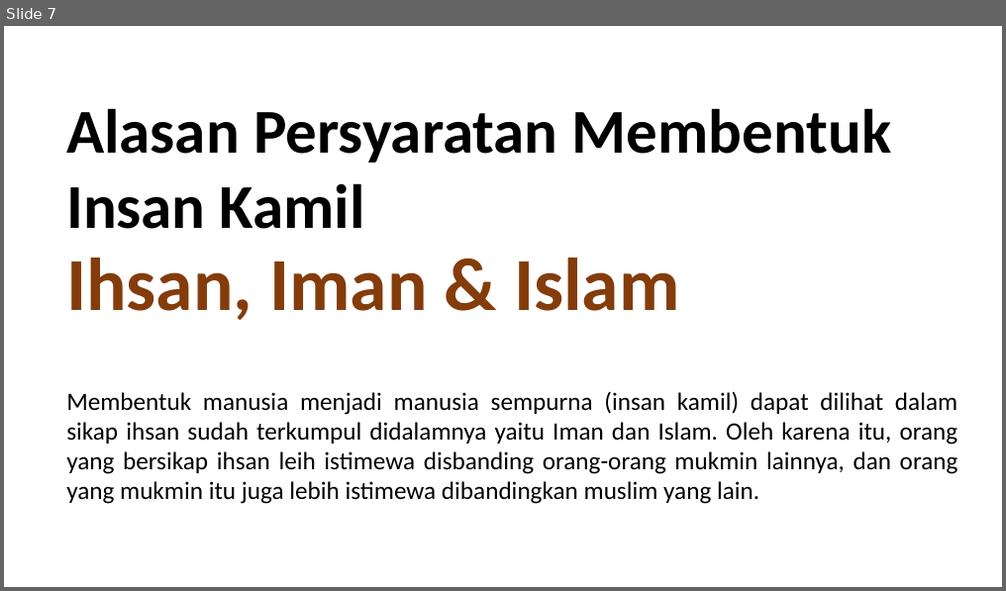
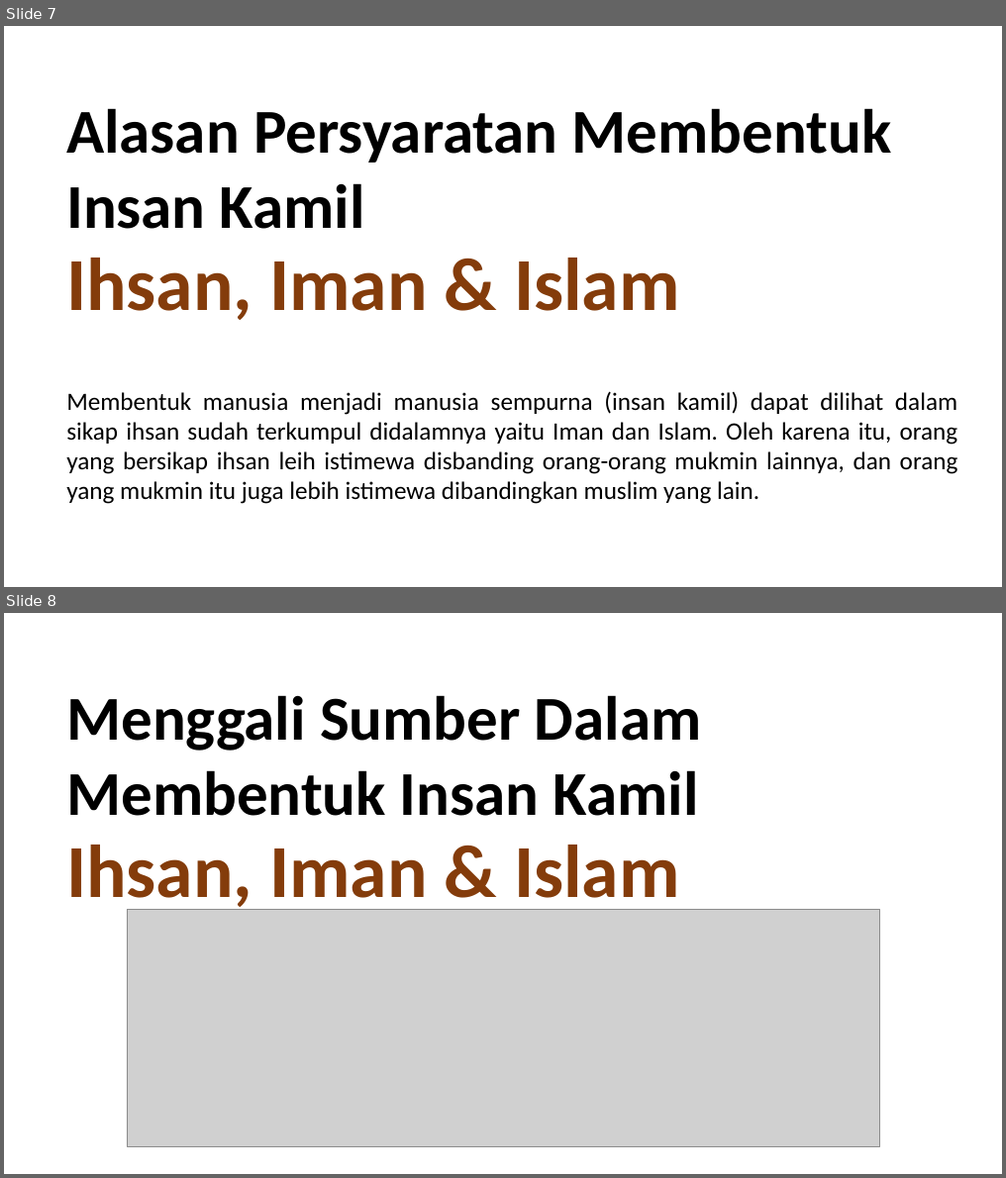
Before and after one commit to fsdio/my-kuliah, a slide deck: SEMESTER 5/[RABU] Pendidikan Agama Islam/presentasi/dd.pptx. Shown one above the other, each under a label of ours: slide 7 before the commit, slides 7 and 8 after it. The pictures are 1006x591 and 1006x1178 pixels, drawn with LibreOffice and Linux fonts; fonts in the diff are those of the drawing; grey boxes stand for pictures. Boxes give left, top, right and bottom in pixels: in the first picture for what was removed or moved away, otherwise in the second. Text is boxed around its words. In the diff, an @@ line names an element or a change of style, - is before the commit and + after.

```diff
--- a/SEMESTER 5/[RABU] Pendidikan Agama Islam/presentasi/dd.pptx
+++ b/SEMESTER 5/[RABU] Pendidikan Agama Islam/presentasi/dd.pptx
@@ slide 8 added at (4, 613, 1002, 1174), background #FFFFFF @@
@@ text added at (66, 695, 701, 816), 60 pt, text #000000, bold @@
+Menggali Sumber Dalam Membentuk Insan Kamil
@@ text added at (66, 845, 679, 914), 72 pt, text #843C0B, bold @@
+Ihsan, Iman & Islam
@@ picture added at (127, 909, 879, 1148) @@
```
Also in this commit, not shown: 5 other slides added, 9 other files.
